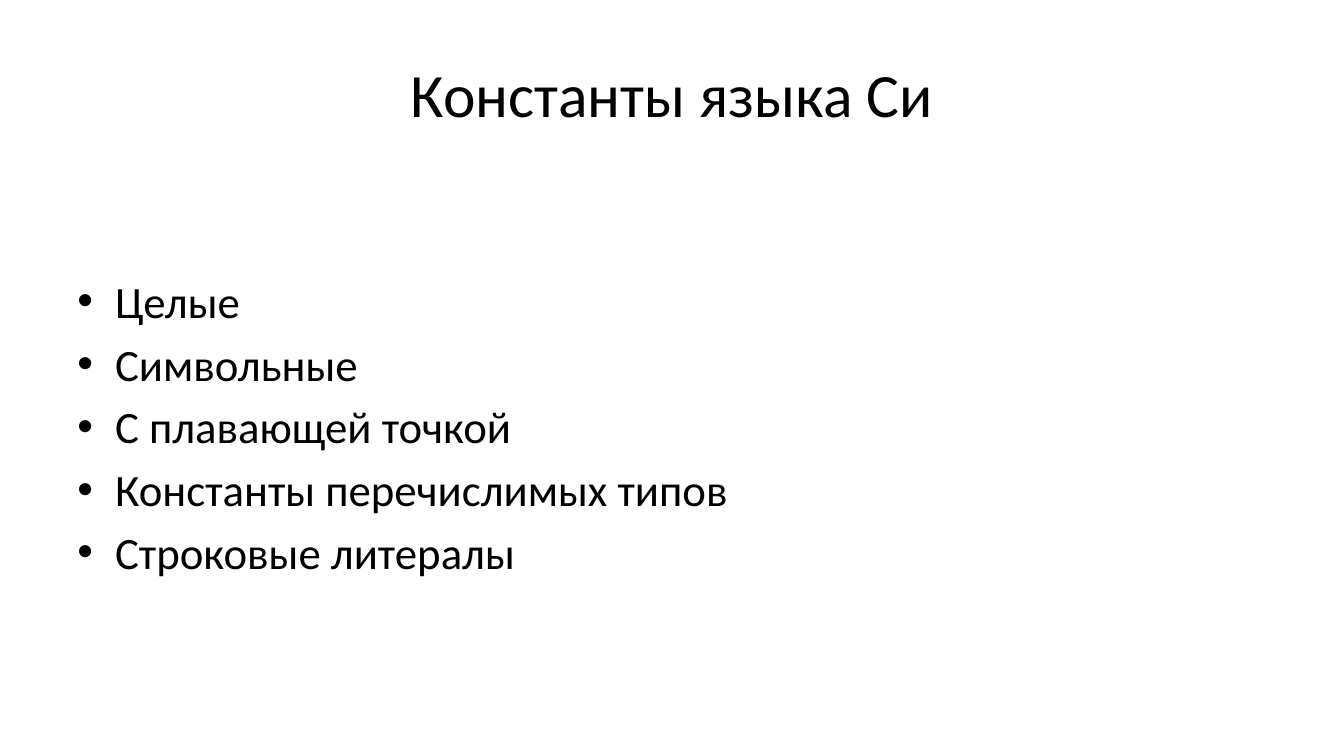
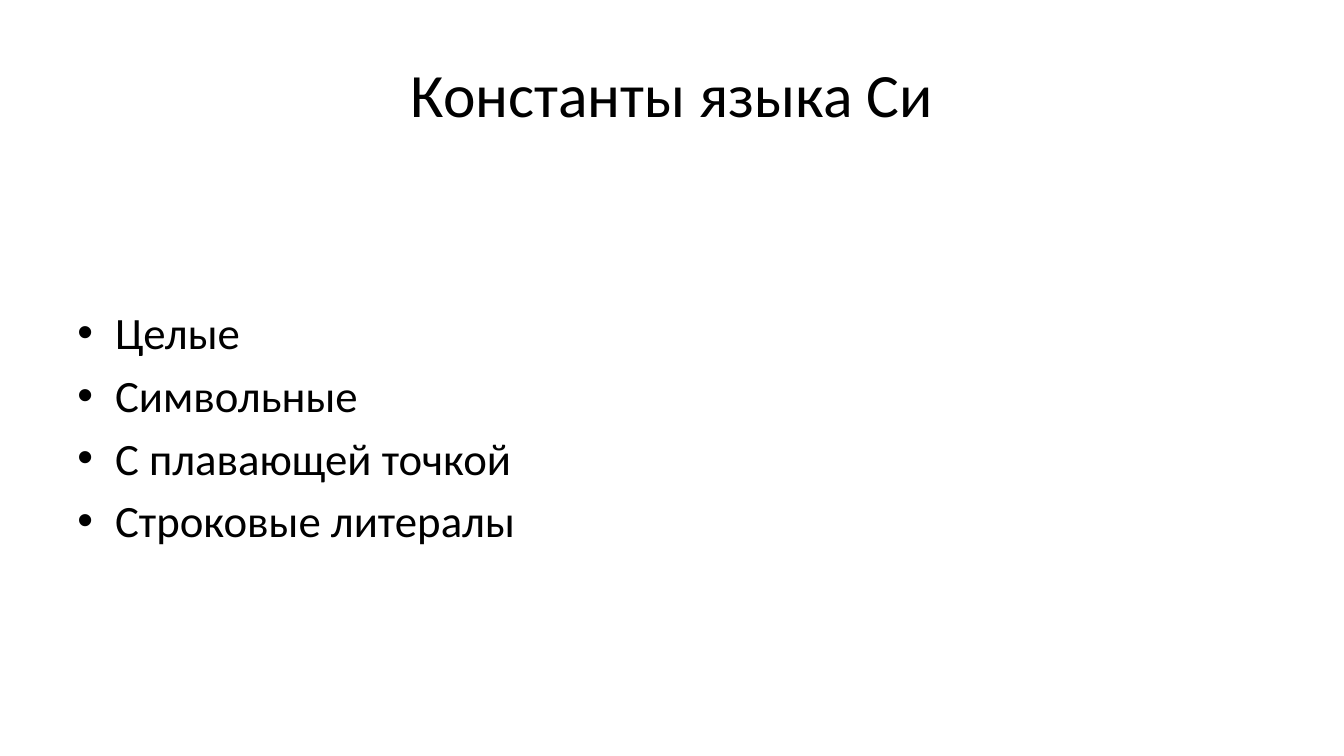
Before and after one commit to Evgueni-Petrov-aka-espetrov/Algorithms-and-Programming-in-C-pptx, a slide deck: slide 44 of 02.75 Лексика и концепции языка Си.pptx. Drawn at 1344x756 pixels with LibreOffice and Linux fonts; fonts in the diff are those of the drawing. Boxes give left, top, right and bottom in pixels: in the first picture for what was removed or moved away, otherwise in the second. Text is boxed around its words. In the diff, an @@ line names an element or a change of style, - is before the commit and + after.

```diff
--- a/02.75 Лексика и концепции языка Си.pptx
+++ b/02.75 Лексика и концепции языка Си.pptx
@@ text at <box>115,477,728,514</box>: paragraph removed @@
-• Константы перечислимых типов
```
Also in this commit, not shown: 31 other slides changed, 6 slides added.
